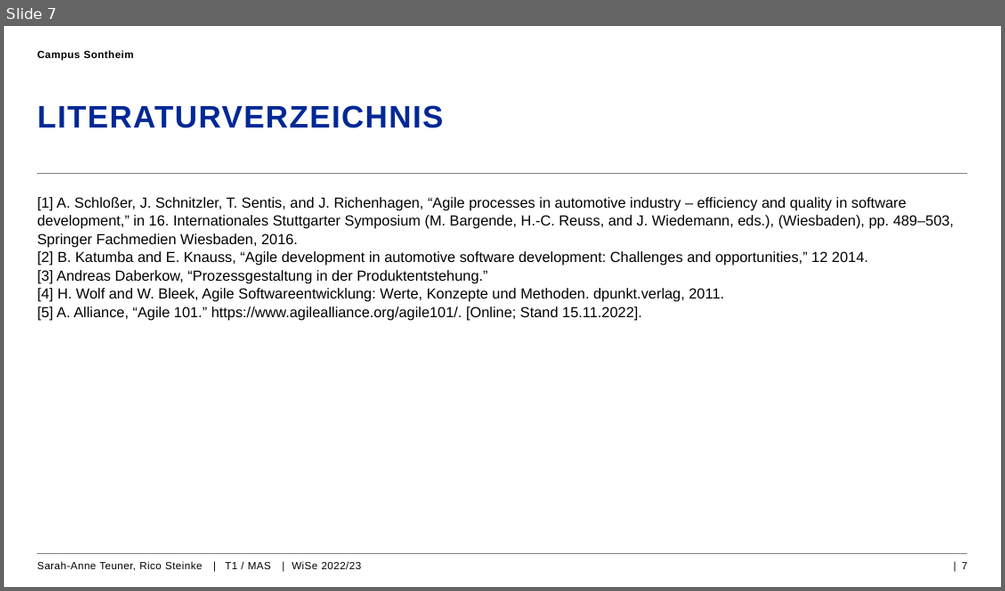
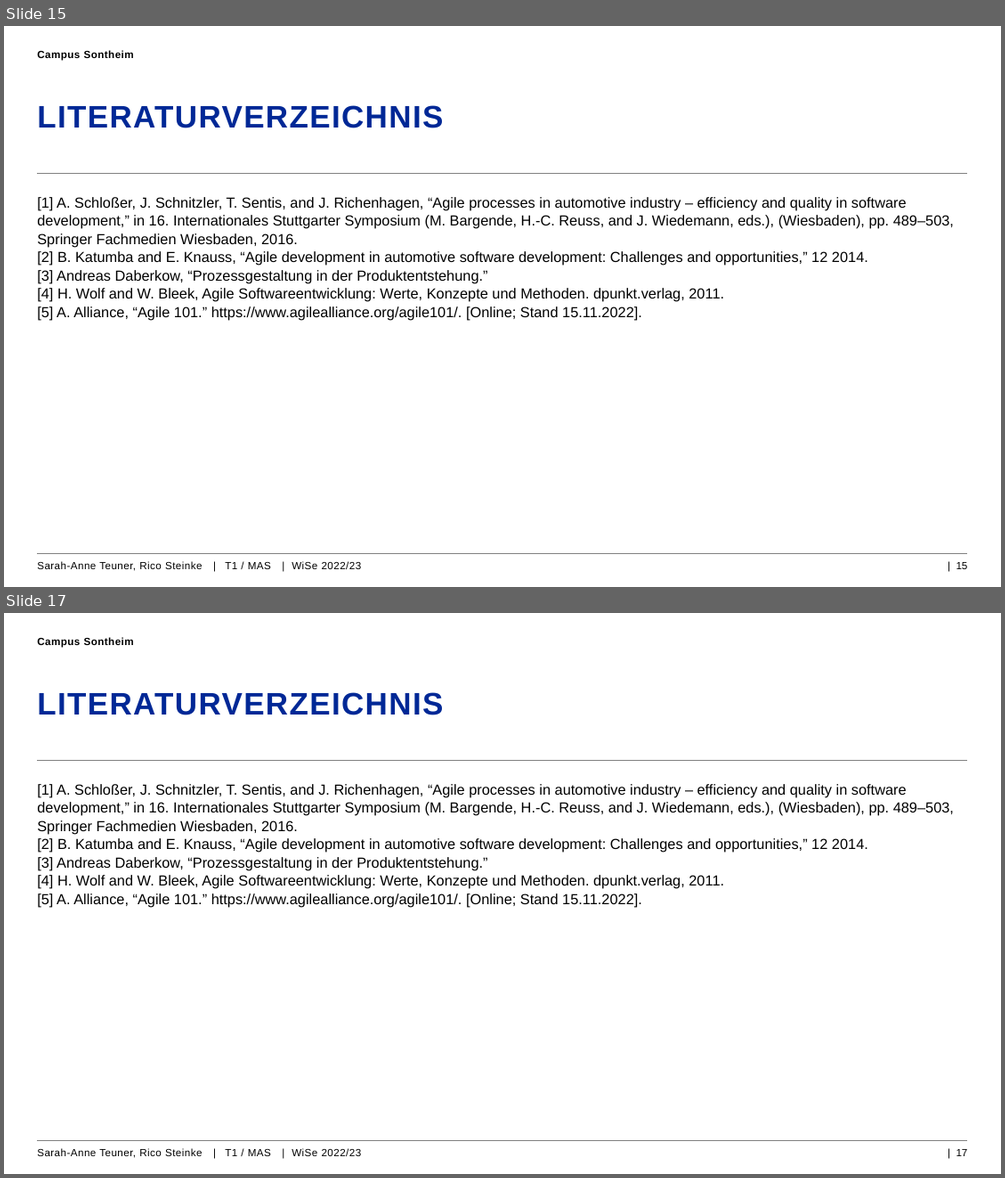
Before and after one commit to rico227/pgpe, a slide deck: Agile_Softwareentwicklung_Automotive_PGPE.pptx. Shown one above the other, each under a label of ours: slide 7 before the commit, slides 15 and 17 after it; the slides between them are not shown. The pictures are 1005x591 and 1005x1178 pixels, drawn with LibreOffice and Linux fonts; fonts in the diff are those of the drawing; background and template pictures are left out. Boxes give left, top, right and bottom in pixels: in the first picture for what was removed or moved away, otherwise in the second. Text is boxed around its words. In the diff, an @@ line names an element or a change of style, - is before the commit and + after.

```diff
--- a/Agile_Softwareentwicklung_Automotive_PGPE.pptx
+++ b/Agile_Softwareentwicklung_Automotive_PGPE.pptx
@@ slide 17 added at <box>4,613,1001,1174</box>, background #FFFFFF; not listed: 2 template elements that a slide beside it also shows @@
@@ text added at <box>37,637,134,648</box>, 10 pt, text #000000, bold @@
+Campus Sontheim
@@ title added at <box>37,692,443,715</box>, 30 pt, text #002896, bold @@
+LITERATURVERZEICHNIS
@@ text added at <box>37,784,954,908</box>, 14 pt, text #000000 @@
+[1] A. Schloßer, J. Schnitzler, T. Sentis, and J. Richenhagen, “Agile processes in automotive industry – efficiency and quality in software development,” in 16. Internationales Stuttgarter Symposium (M. Bargende, H.-C. Reuss, and J. Wiedemann, eds.), (Wiesbaden), pp. 489–503, Springer Fachmedien Wiesbaden, 2016.
+[2] B. Katumba and E. Knauss, “Agile development in automotive software development: Challenges and opportunities,” 12 2014.
+[3] Andreas Daberkow, “Prozessgestaltung in der Produktentstehung.”
+[4] H. Wolf and W. Bleek, Agile Softwareentwicklung: Werte, Konzepte und Methoden. dpunkt.verlag, 2011.
+[5] A. Alliance, “Agile 101.” https://www.agilealliance.org/agile101/. [Online; Stand 15.11.2022].
@@ text added at <box>37,1148,362,1158</box>, 10 pt, text #000000 @@
+Sarah-Anne Teuner, Rico Steinke | T1 / MAS | WiSe 2022/23
@@ page number added at <box>956,1149,968,1156</box>, 10 pt, text #000000 @@
+| 17
@@ what was slide 7 is now slide 15 @@
@@ page number at <box>956,562,968,569</box>: text changed @@
-| 7
+| 15
```
Also in this commit, not shown: 1 slide changed, 9 other slides added, 4 other files.
